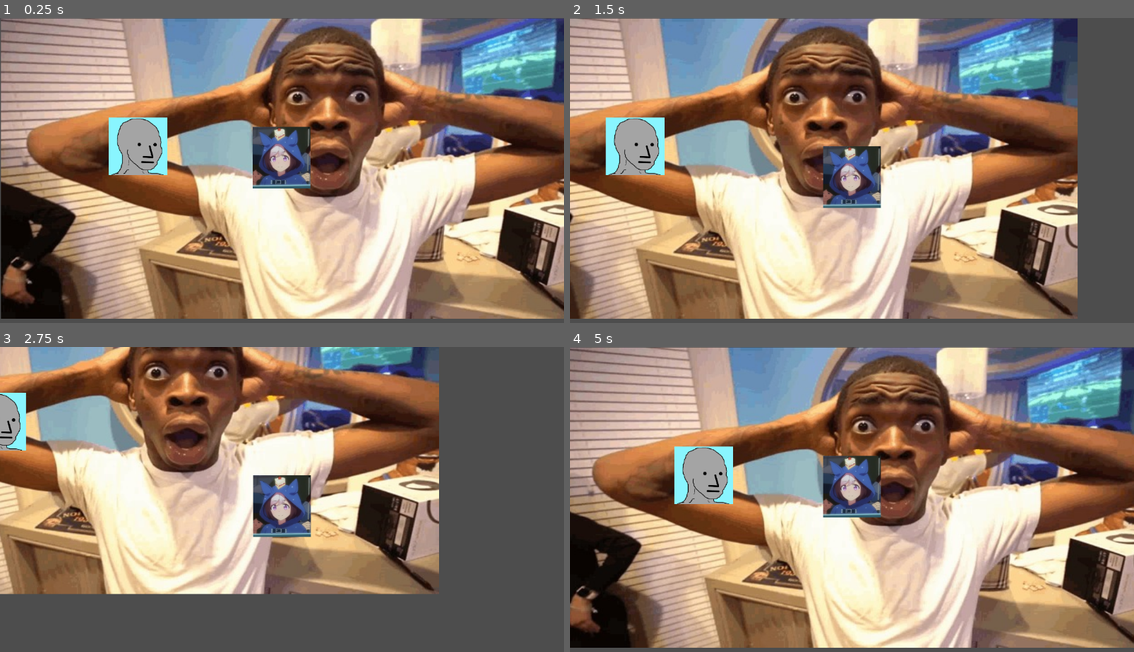
Above: before the commit, frames 1-4 (two rows, left to right).
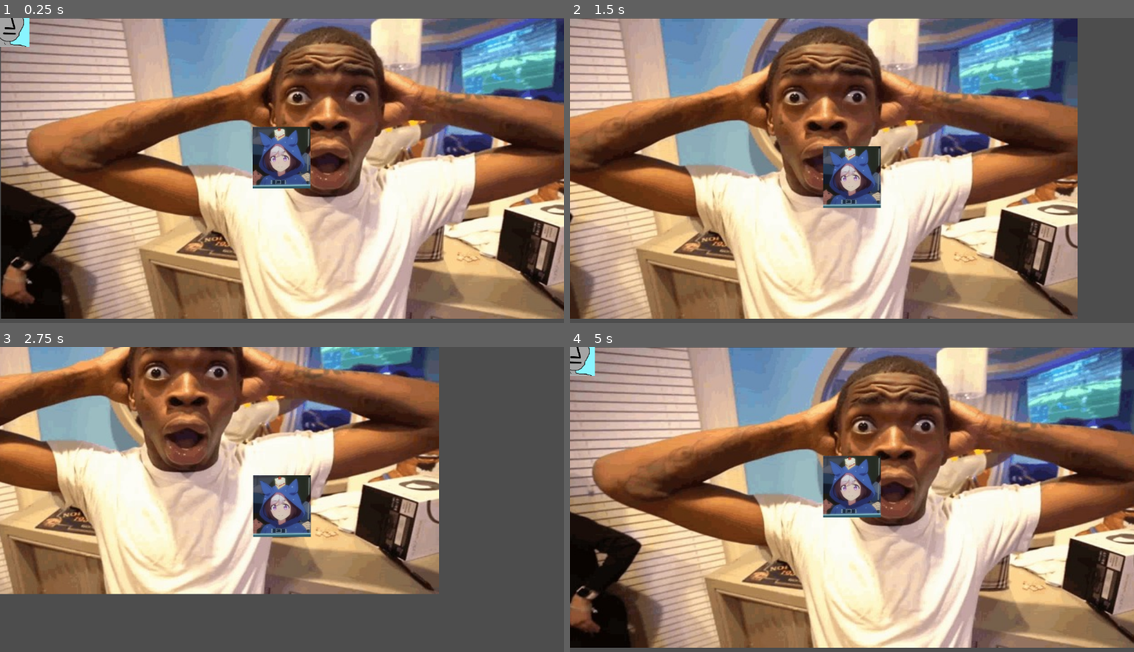
Above: after the commit, the same moments.

Repository: ThatGuyIain/find-the-suspect
Game: Godot game, scene res://scenes/main.tscn
The game is run twice, just before and just after one commit, with the same random seed, the same clock (stepped at 60 frames per second) and the same inputs.
Inputs:
- Up to frame 1 (0.25 s): no input
- Up to frame 2 (1.5 s): tap Enter at 0.5 s; hold Right (ui_right) 0.53-1.28 s; hold Down (ui_down) from 1.28 s (still down)
- Up to frame 3 (2.75 s): release Down (ui_down) at 2.03 s; hold Right (ui_right) from 2.03 s (still down)
- Up to frame 4 (5 s): release Right (ui_right) at 2.78 s; hold Up (ui_up) 2.78-3.53 s; hold Left (ui_left) from 3.53 s (still down)

The runs differ from the first frame. In frame 1, 2.4% of the frame differs, in the area x 0-30%, y 0-52%; in frame 2, 2.0%; in frame 3, 0.9%; in frame 4, 2.4%.
Error after the commit: Parse Error: Member "velocity" redefined (original in native class 'CharacterBody2D') (res://scenes/character_body_2d.gd:9)

Commit message:
Added script that is supposed to allow for the pngs to move randomly, not sure if it works

Diff:
--- /dev/null
+++ b/scenes/character_body_2d.gd
@@ -0,0 +1,47 @@
+extends CharacterBody2D
+
+enum {
+	IDLE,
+	WANDER
+}
+
+# Godot does not like me doing this but I have no idea as to why
+var velocity = Vector2.ZERO
+var state = IDLE
+
+const ACCELERATION = 100
+const MAX_SPEED = 50
+const TOLERANCE = 4.0
+
+@onready var startPosition = global_position
+@onready var targetPosition = global_position
+
+func updateTargetPosition():
+	var targetVector = Vector2(randf_range(-32,32),randf_range(-32,32))
+	targetPosition = startPosition + targetVector
+	return(targetPosition)
+
+# Stop moving when target is at +/- tolerance
+func atTargetPosition():
+	return((targetPosition - global_position).length() < TOLERANCE)
+
+func _physics_process(delta):
+	match state:
+		IDLE:
+			state = WANDER
+			updateTargetPosition()
+		WANDER:
+			accelerateToPoint(targetPosition,ACCELERATION * delta)
+			if atTargetPosition():
+				state = IDLE
+
+	velocity = move_and_slide()
+
+func accelerateToPoint(point, acceleration_scalar):
+	var direction = (point - global_position).normalized()
+	var acceleration_vector = direction * acceleration_scalar
+	accelerate(acceleration_vector)
+
+func accelerate(acceleration_vector):
+	velocity += acceleration_vector
+	velocity = velocity.clamped(MAX_SPEED)
--- a/scenes/main.tscn
+++ b/scenes/main.tscn
@@ -2,9 +2,8 @@
 
 [ext_resource type="Texture2D" uid="uid://dv2ddlsnwka6x" path="res://assets/background.jpg" id="1_0wfyh"]
 [ext_resource type="PackedScene" uid="uid://fa1dqfr32y08" path="res://scenes/player.tscn" id="1_o5qli"]
+[ext_resource type="Script" uid="uid://dupkxfie0nlex" path="res://scenes/character_body_2d.gd" id="3_jyhfs"]
 [ext_resource type="Texture2D" uid="uid://blttol3fn6lsq" path="res://assets/NPC_wojak_meme.png" id="3_sugp2"]
-
-[sub_resource type="PhysicsMaterial" id="PhysicsMaterial_jyhfs"]
 
 [sub_resource type="RectangleShape2D" id="RectangleShape2D_tbgi4"]
 
@@ -18,14 +17,15 @@
 [node name="Player" parent="." instance=ExtResource("1_o5qli")]
 position = Vector2(575, 284)
 
-[node name="StaticBody2D" type="StaticBody2D" parent="."]
-position = Vector2(282, 263)
-scale = Vector2(0.6, 0.6)
-physics_material_override = SubResource("PhysicsMaterial_jyhfs")
+[node name="CharacterBody2D" type="CharacterBody2D" parent="."]
+script = ExtResource("3_jyhfs")
 
-[node name="CollisionShape2D" type="CollisionShape2D" parent="StaticBody2D"]
-scale = Vector2(10, 10)
+[node name="CollisionShape2D" type="CollisionShape2D" parent="CharacterBody2D"]
+position = Vector2(0, -0.6000061)
+scale = Vector2(6, 6)
 shape = SubResource("RectangleShape2D_tbgi4")
 
-[node name="Sprite2D2" type="Sprite2D" parent="StaticBody2D"]
+[node name="Sprite2D2" type="Sprite2D" parent="CharacterBody2D"]
+position = Vector2(0, -0.6000061)
+scale = Vector2(0.6, 0.6)
 texture = ExtResource("3_sugp2")
--- /dev/null
+++ b/scenes/notPlayer.gd
@@ -0,0 +1,35 @@
+extends StaticBody2D
+
+enum {
+	IDLE,
+	WANDER
+}
+
+var velocity = Vector2.ZERO
+var state = IDLE
+
+const ACCELERATION = 100
+const MAX_SPEED = 50
+const TOLERANCE = 4.0
+
+@onready var startPosition = global_position
+@onready var targetPosition = global_position
+
+func updateTargetPosition():
+	var targetVector = Vector2(randf_range(-32,32),randf_range(-32,32))
+	targetPosition = startPosition + targetVector
+
+# Stop moving when target is at +/- tolerance
+func atTargetPosition():
+	return((targetPosition - global_position).length() < TOLERANCE)
+
+func _physics_process(delta):
+	match state:
+		IDLE:
+			state = WANDER
+		WANDER:
+			accelerateToPoint(target_position,ACCELERATION * delta)
+			if atTargetPosition():
+				state = IDLE
+
+	velocity = move_and_slide
Not shown, added: scenes/character_body_2d.gd.uid
Not shown, added: scenes/notPlayer.gd.uid
